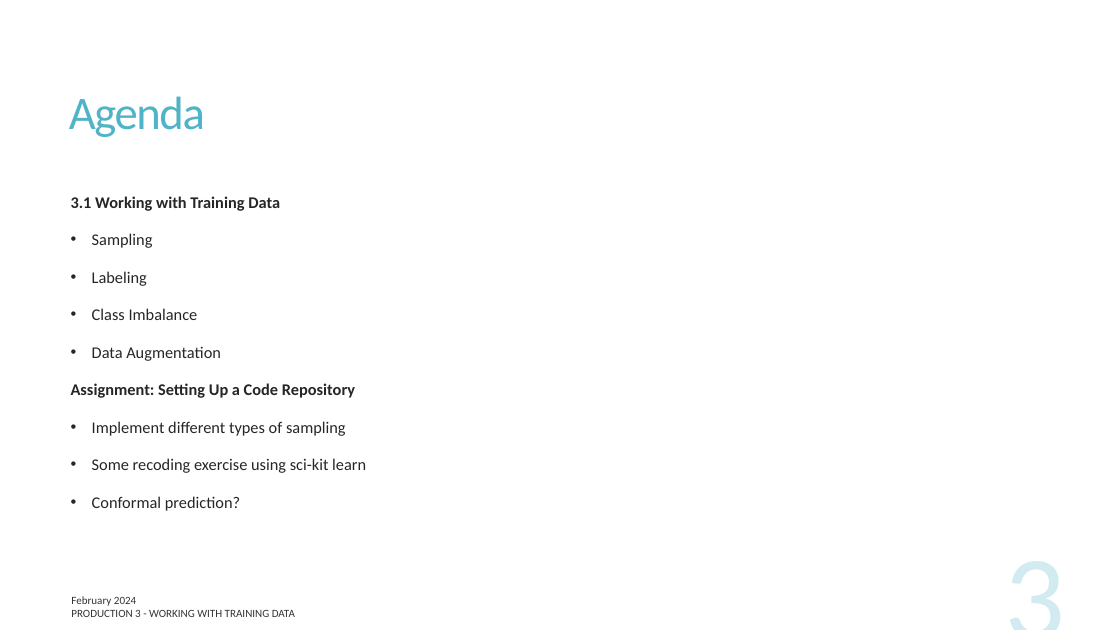
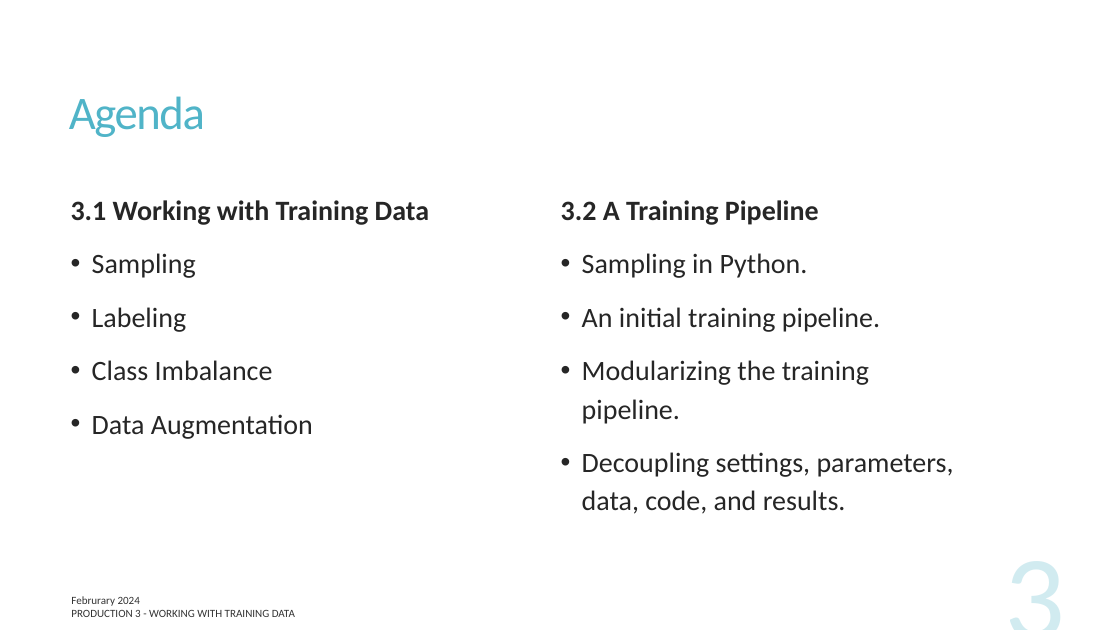
Before and after one commit to UofT-DSI/production, a slide deck: slide 3 of lessons/part_3/production_3.pptx. Drawn at 1120x630 pixels with LibreOffice and Linux fonts; fonts in the diff are those of the drawing. Boxes give left, top, right and bottom in pixels: in the first picture for what was removed or moved away, otherwise in the second. Text is boxed around its words. In the diff, an @@ line names an element or a change of style, - is before the commit and + after.

```diff
--- a/lessons/part_3/production_3.pptx
+++ b/lessons/part_3/production_3.pptx
@@ text "3.1 Working with Training Data" at (x1=71, y1=200, x2=429, y2=439): size 14 to 24 pt @@
@@ text added at (x1=561, y1=200, x2=954, y2=514), 24 pt, text #262626 @@
+3.2 A Training Pipeline
+• Sampling in Python.
+• An initial training pipeline.
+• Modularizing the training pipeline.
+• Decoupling settings, parameters, data, code, and results.
@@ text at (x1=71, y1=383, x2=366, y2=511): paragraphs removed @@
-Assignment: Setting Up a Code Repository
-• Implement different types of sampling
-• Some recoding exercise using sci-kit learn
-• Conformal prediction?
@@ text at (x1=71, y1=596, x2=140, y2=606): text changed @@
-February 2024
+Februrary 2024
```
Also in this commit, not shown: 21 other slides changed, 1 slide added, 11 other files.
